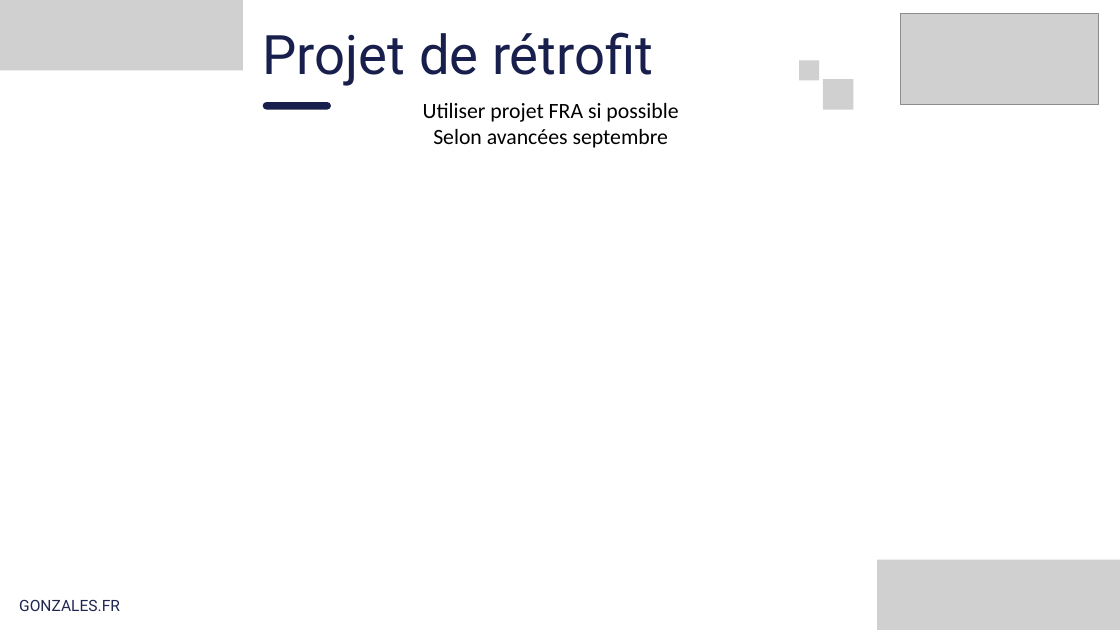
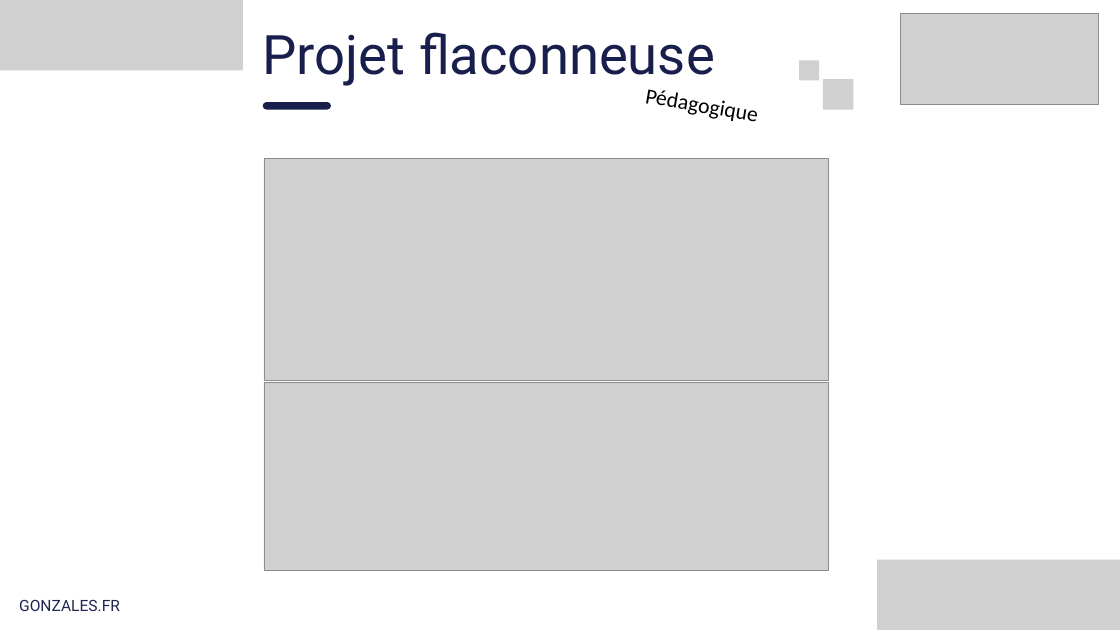
Before and after one commit to Juju-sail/IRI, a slide deck: slide 23 of _Docs/Presentation_CQP.pptx. Drawn at 1120x630 pixels with LibreOffice and Linux fonts; fonts in the diff are those of the drawing; grey boxes stand for pictures. Boxes give left, top, right and bottom in pixels: in the first picture for what was removed or moved away, otherwise in the second. Text is boxed around its words. In the diff, an @@ line names an element or a change of style, - is before the commit and + after.

```diff
--- a/_Docs/Presentation_CQP.pptx
+++ b/_Docs/Presentation_CQP.pptx
@@ text at box(263, 32, 715, 86): text changed @@
-Projet de rétrofit
+Projet flaconneuse
@@ text added at box(561, 65, 843, 144), 28 pt, text #000000 @@
+Pédagogique
@@ text removed at box(423, 103, 678, 148) @@
-Utiliser projet FRA si possible
-Selon avancées septembre
@@ picture added at box(264, 159, 828, 381) @@
@@ picture added at box(264, 382, 828, 571) @@
```
Also in this commit, not shown: 7 other slides changed, 6 slides added, 3 other files.
